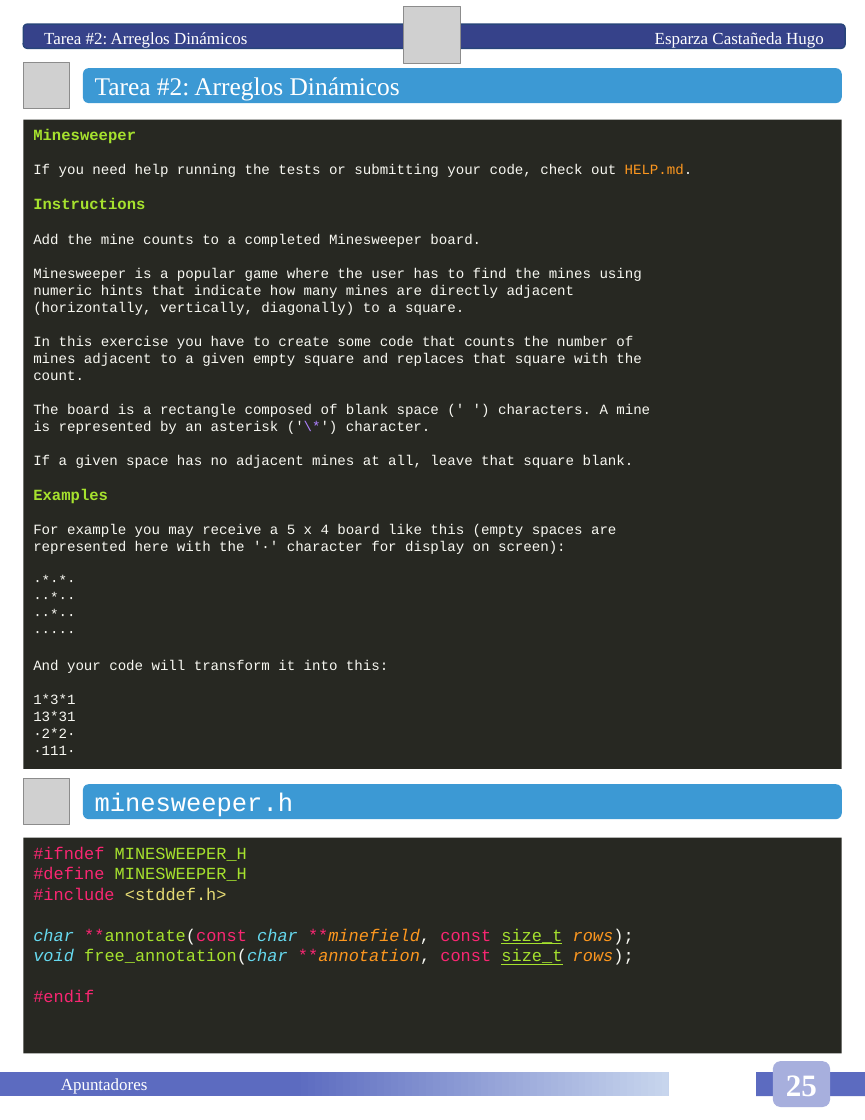
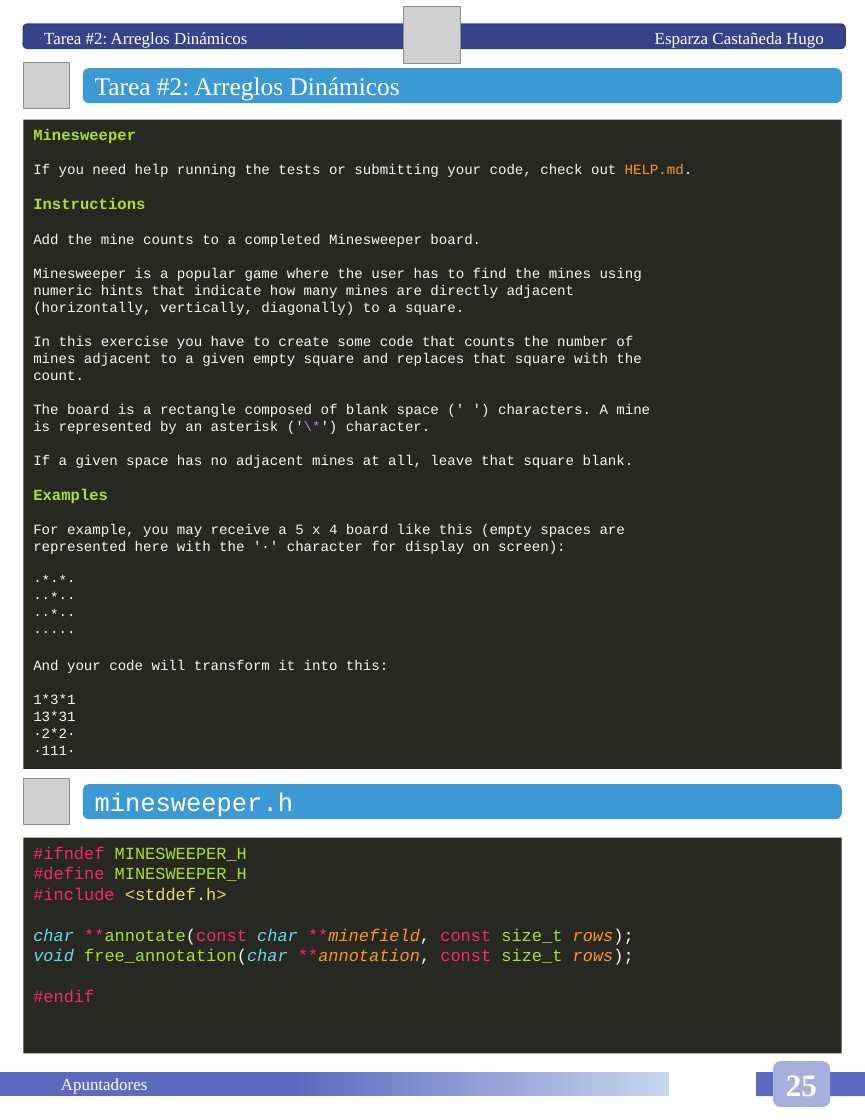
Before and after one commit to HugoEsparzaC/Libreta-Estructuras-II, a slide deck: slide 31 of Libreta Estructuras de Datos II.pptx. Drawn at 865x1120 pixels with LibreOffice and Linux fonts; fonts in the diff are those of the drawing; grey boxes stand for pictures. Boxes give left, top, right and bottom in pixels: in the first picture for what was removed or moved away, otherwise in the second. Text is boxed around its words. In the diff, an @@ line names an element or a change of style, - is before the commit and + after.

```diff
--- a/Libreta Estructuras de Datos II.pptx
+++ b/Libreta Estructuras de Datos II.pptx
@@ text in rectangle at (33, 524, 625, 537): text changed @@
-For example you may receive a 5 x 4 board like this (empty spaces are
+For example, you may receive a 5 x 4 board like this (empty spaces are
@@ text in rectangle at (33, 928, 634, 965): underline off in "size_t", "size_t" @@
```
Also in this commit, not shown: 15 other slides changed, 21 slides added, 1 slide removed, 1 other file.
